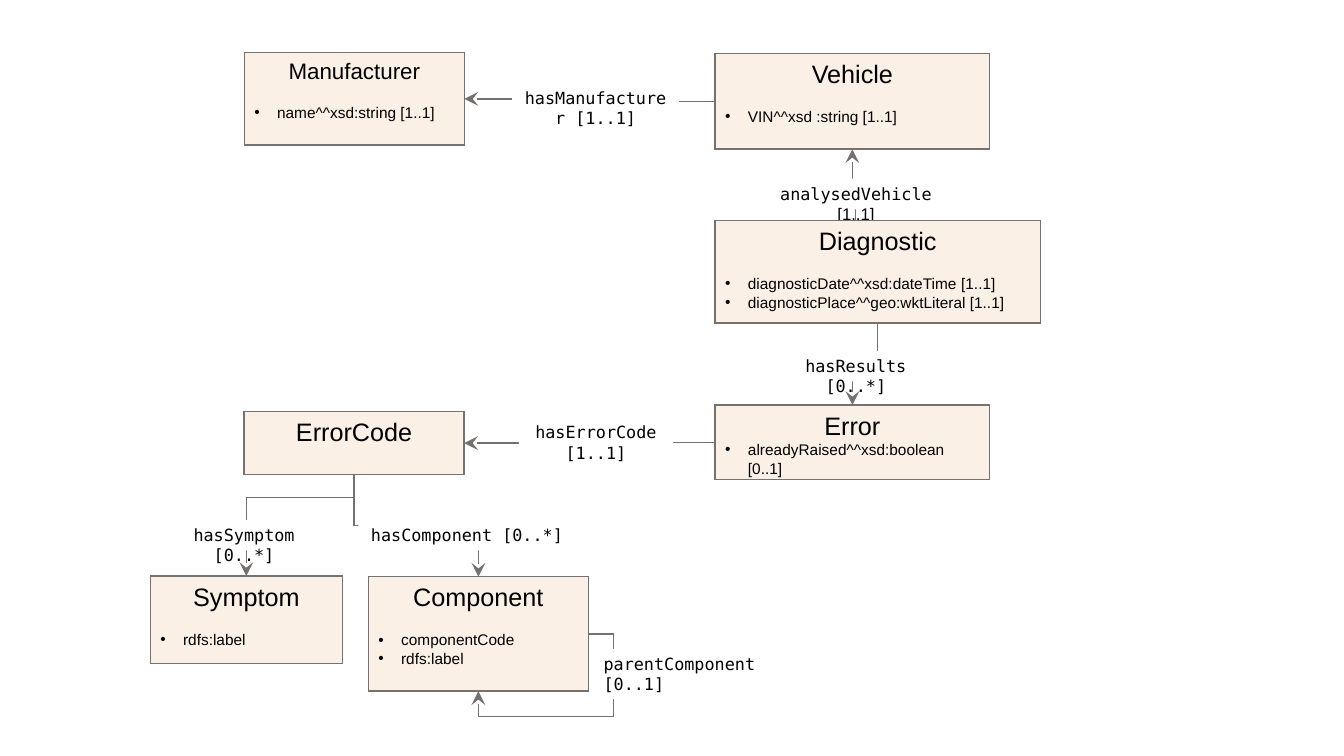
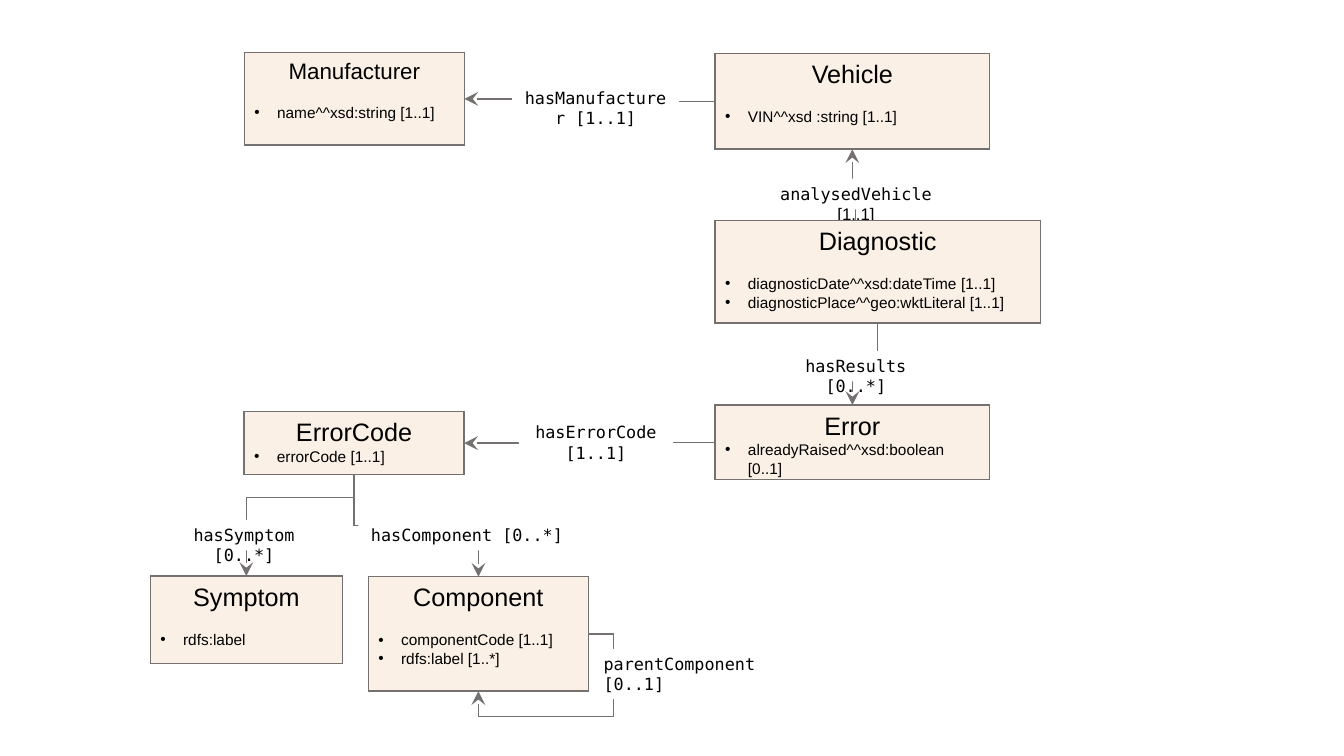
Before and after one commit to sparna-git/Sparnatural, a slide deck: slide 2 of docs/how-to-configure/car.pptx. Drawn at 1344x756 pixels with LibreOffice and Linux fonts; fonts in the diff are those of the drawing. Boxes give left, top, right and bottom in pixels: in the first picture for what was removed or moved away, otherwise in the second. Text is boxed around its words. In the diff, an @@ line names an element or a change of style, - is before the commit and + after.

```diff
--- a/docs/how-to-configure/car.pptx
+++ b/docs/how-to-configure/car.pptx
@@ text in rectangle at (x1=277, y1=451, x2=385, y2=465): paragraph added @@
+• errorCode [1..1]
@@ text in rectangle at (x1=401, y1=634, x2=553, y2=667): text changed @@
-• componentCode
-• rdfs:label
+• componentCode [1..1]
+• rdfs:label [1..*]
```
Also in this commit, not shown: 4 other files.
